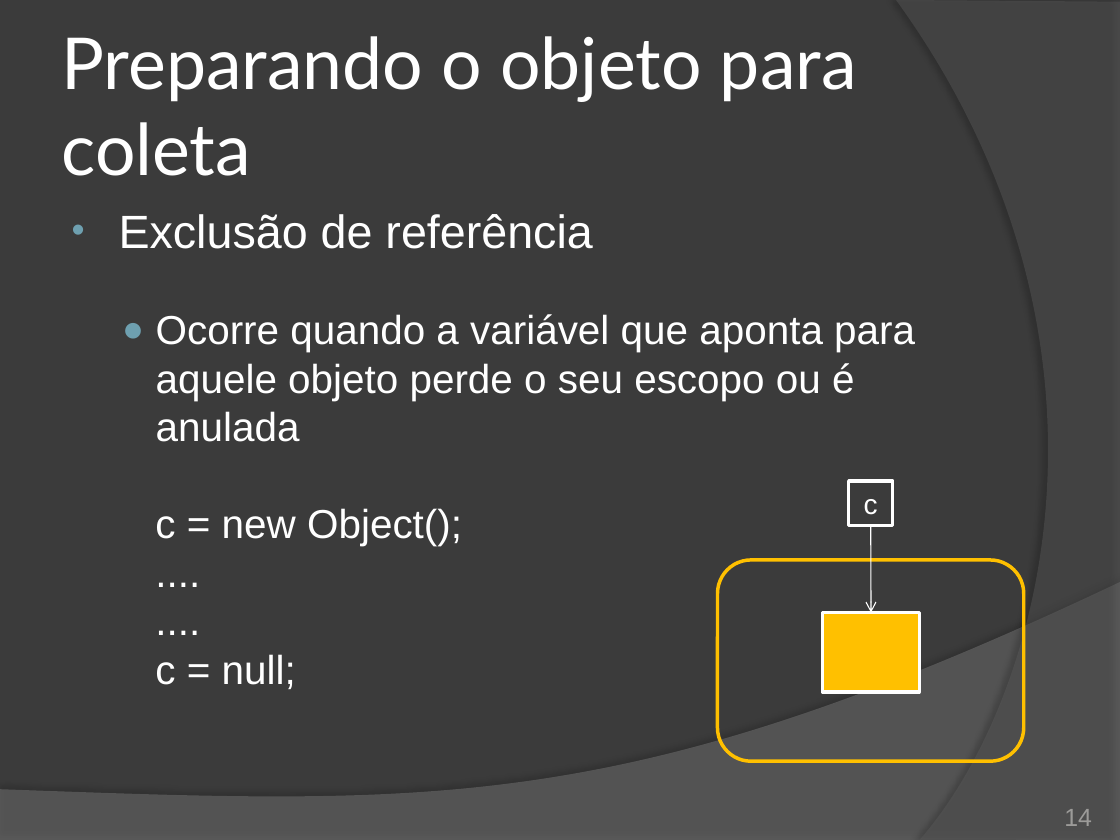
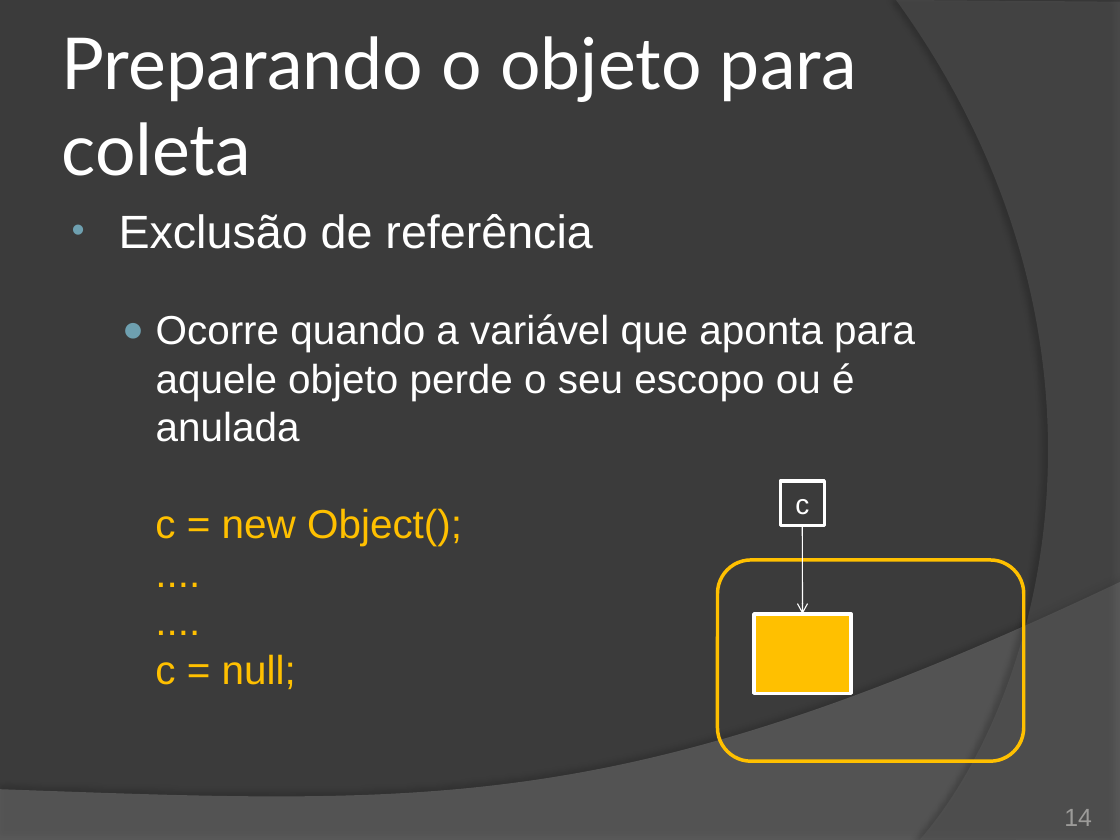
Before and after one commit to duchesqui/slzvieira-training, a slide deck: slide 14 of 2-Java-Programmer-Modulo-II/11.Capitulo05.pptx. Drawn at 1120x840 pixels with LibreOffice and Linux fonts; fonts in the diff are those of the drawing. Boxes give left, top, right and bottom in pixels: in the first picture for what was removed or moved away, otherwise in the second. Text is boxed around its words. In the diff, an @@ line names an element or a change of style, - is before the commit and + after.

```diff
--- a/2-Java-Programmer-Modulo-II/11.Capitulo05.pptx
+++ b/2-Java-Programmer-Modulo-II/11.Capitulo05.pptx
@@ text at (155, 508, 462, 689): text colour #FFFFFF to #FFC000 in "c = new Object();", "....", "....", "c = null;" @@
@@ 2 rectangles, 1 arrow: place and size @@
-2 rectangles, 1 arrow at (822, 482, 920, 692)
+2 rectangles, 1 arrow at (754, 482, 851, 693)
```
Also in this commit, not shown: 6 other slides changed, 2 slides added, 1 slide removed.
